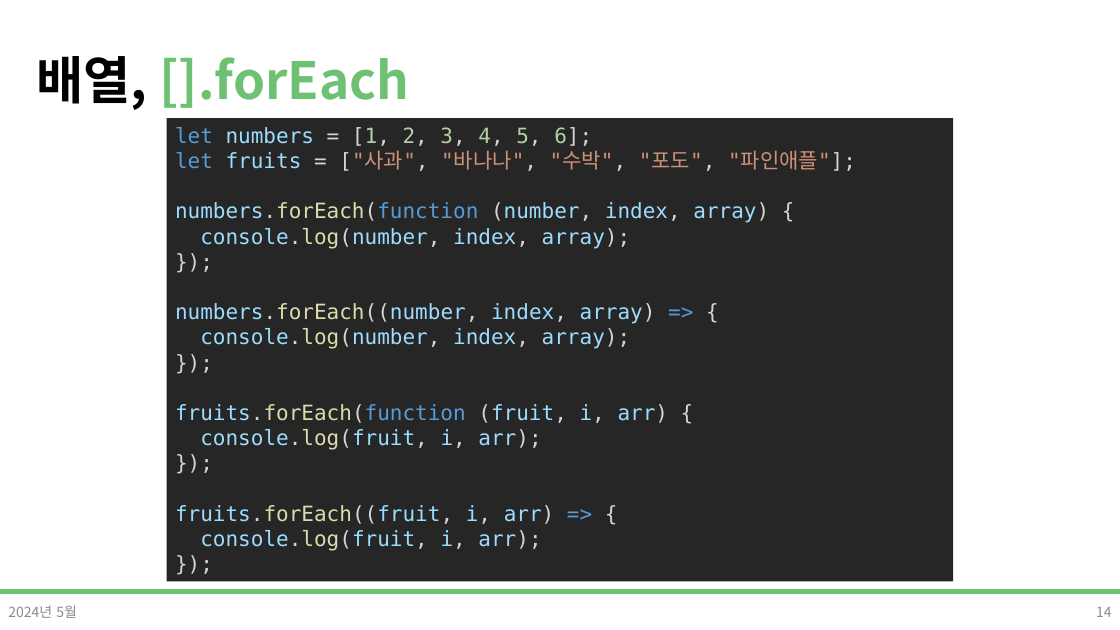
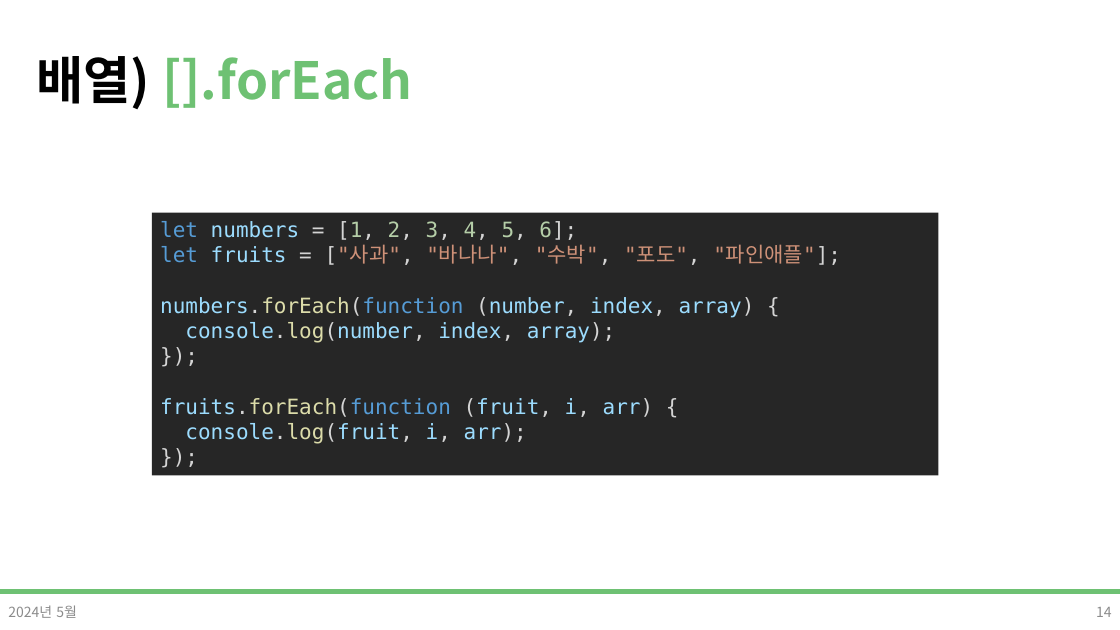
Before and after one commit to DevDamon0527/SeSAC_Yeongdeungpo_Campus_6th, a slide deck: slide 14 of material/[SeSAC_YDP_6] 04_4_Javascript.pptx. Drawn at 1120x630 pixels with LibreOffice and Linux fonts; fonts in the diff are those of the drawing; background and template pictures are left out. Boxes give left, top, right and bottom in pixels: in the first picture for what was removed or moved away, otherwise in the second. Text is boxed around its words. In the diff, an @@ line names an element or a change of style, - is before the commit and + after.

```diff
--- a/material/[SeSAC_YDP_6] 04_4_Javascript.pptx
+++ b/material/[SeSAC_YDP_6] 04_4_Javascript.pptx
@@ title at (36,56,412,109): text changed @@
-배열, [].forEach
+배열) [].forEach
@@ rectangle "let numbers = [1, 2, ...": place and size @@
-rectangle "let numbers = [1, 2, ..." at (167,118,954,581)
+rectangle "let numbers = [1, 2, ..." at (152,213,939,476)
@@ text in rectangle at (175,303,656,349): paragraphs removed @@
-numbers.forEach((number, index, array) => {
-console.log(number, index, array);
-});
@@ text in rectangle at (175,505,555,551): paragraphs removed @@
-fruits.forEach((fruit, i, arr) => {
-console.log(fruit, i, arr);
-});
```
Also in this commit, not shown: 5 other slides changed, 7 other files.
